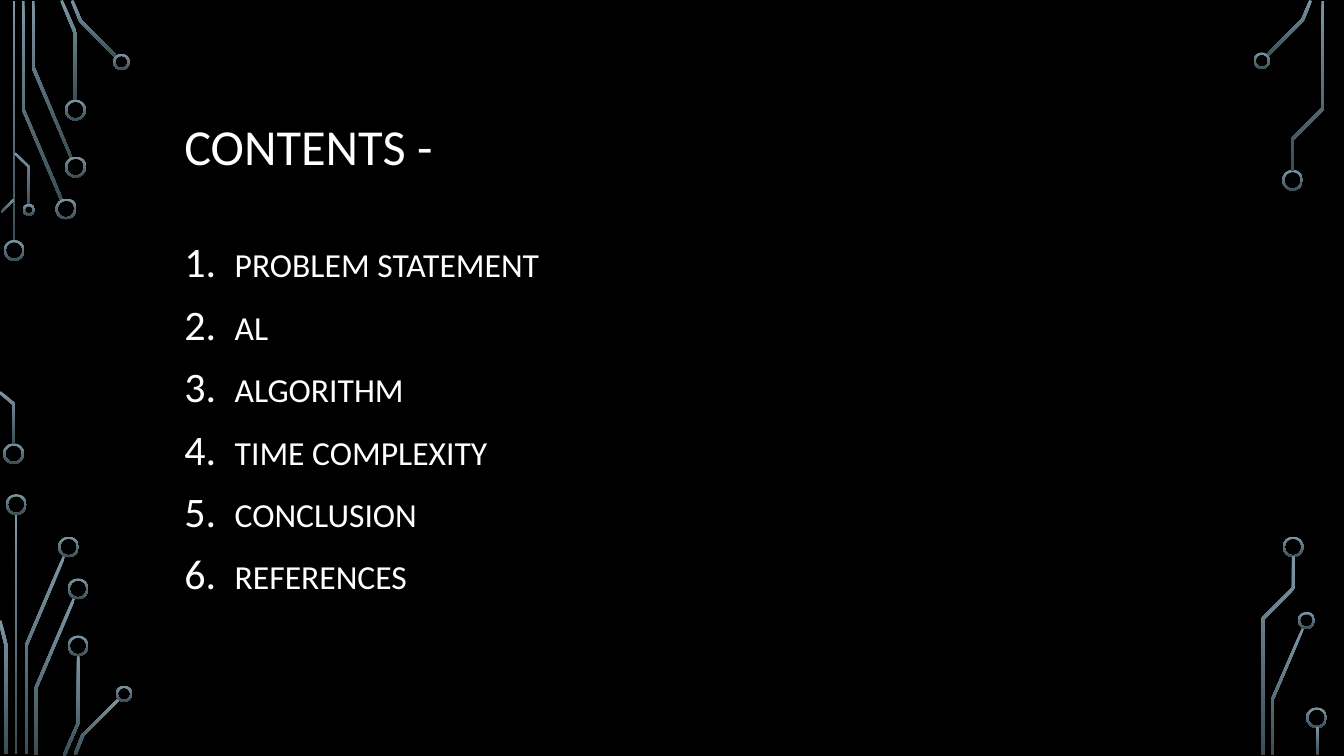
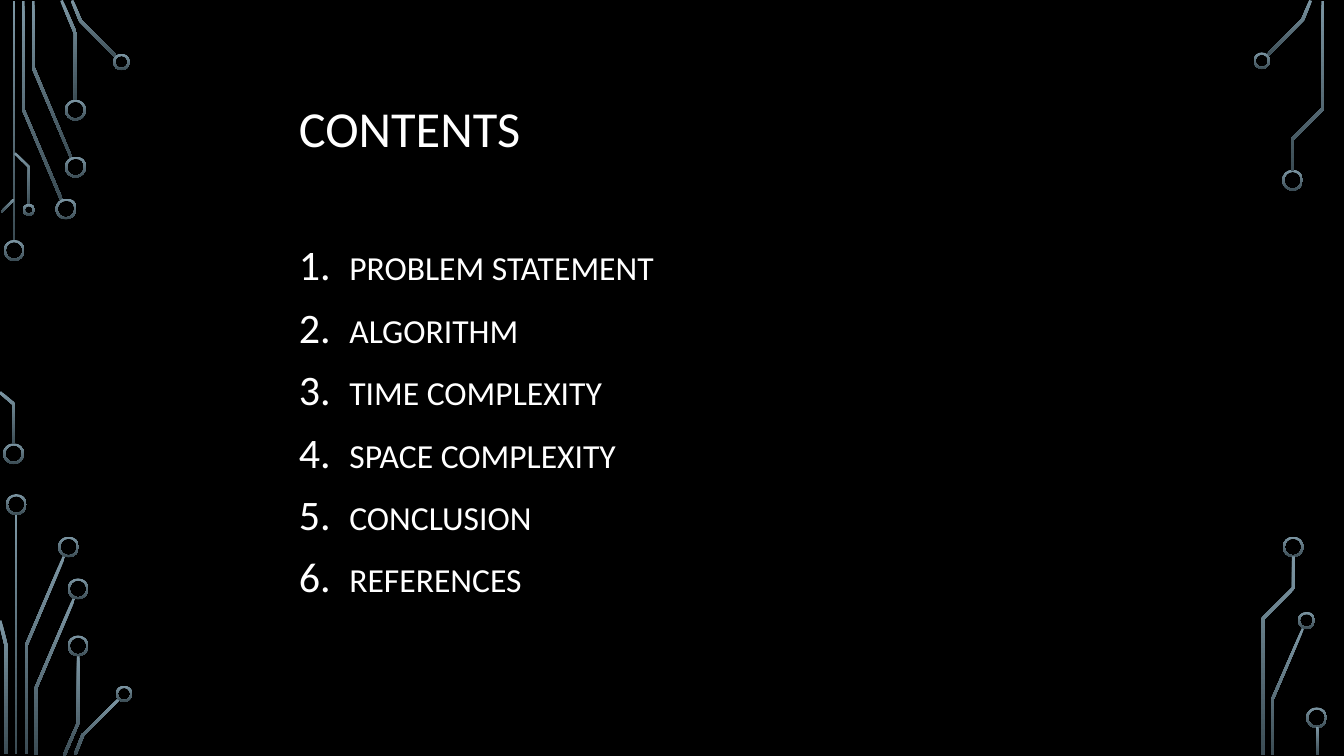
Before and after one commit to jaimoryani/task, a slide deck: slide 3 of Introduction to programming.pptx. Drawn at 1344x756 pixels with LibreOffice and Linux fonts; fonts in the diff are those of the drawing; background and template pictures are left out. Boxes give left, top, right and bottom in pixels: in the first picture for what was removed or moved away, otherwise in the second. Text is boxed around its words. In the diff, an @@ line names an element or a change of style, - is before the commit and + after.

Commit message:
ppt

```diff
--- a/Introduction to programming.pptx
+++ b/Introduction to programming.pptx
@@ title at (299,114,520,148): text changed @@
-CONTENTS -
+CONTENTS
@@ text "PROBLEM STATEMENT": place and size @@
-text "PROBLEM STATEMENT" at (235,255,539,590)
+text "PROBLEM STATEMENT" at (349,258,654,593)
@@ text at (235,318,269,340): paragraph removed @@
-2. AL
@@ text at (349,446,616,469): paragraph added @@
+4. SPACE COMPLEXITY
```
Also in this commit, not shown: 1 other slide changed, 7 slides added, 1 slide removed.
